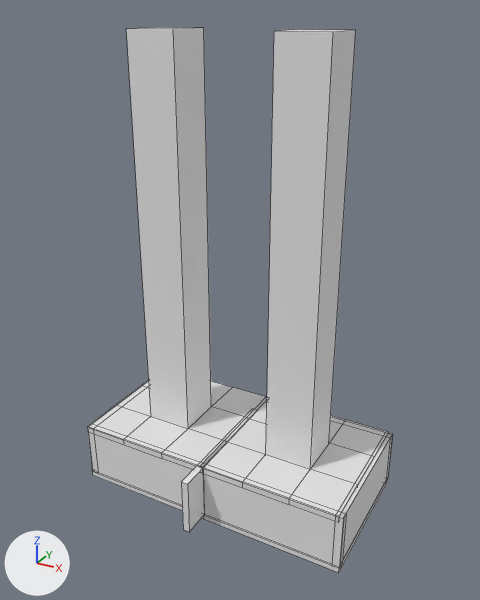
The FBX model DevoidStandaloneLauncher/LauncherContents/devoid_l1.fbx, before and after one commit.
The view is the same before and after, from a 50 mm lens placed at (0.942, -1.36, 1.235), pointed at (0.212, -0.032, 0.57). Every picture has the same lights, and +X, +Y and +Z are marked at lower left. The picture after the commit comes second. Mesh edges are drawn as thin lines. Materials are left out; every surface is plain grey. Where no turn or scale is listed for an object, it has been applied to the vertices.

In view in the first picture: 'Cube:Collideable_Static.002', 'Cube:Collideable_Static.003', 'Cube:Collideable_Static.005', 'Cube:Collideable_Static.006', 'Cube:Collideable_Static.008', 'Cube:Collideable_Static.009', 'Cube:Collideable_Static.010' and 3 more.
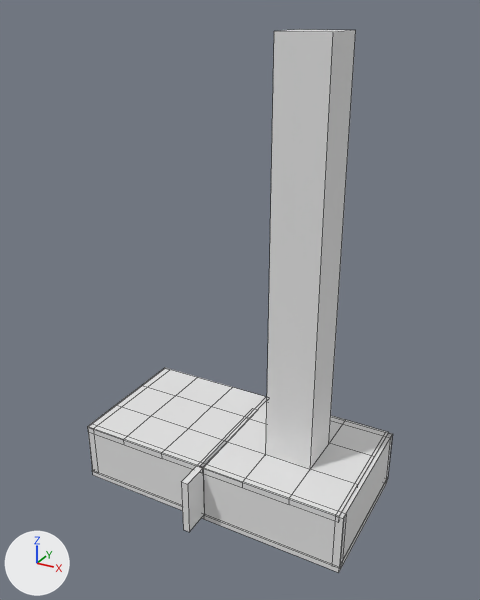
Boxes [x1, y1, x2, y2] around the edits, measured in the pictures (480 x 600 px):
'Cube:Collideable_Static.005', reshaped (77% shorter)
    before: [88, 27, 267, 470]
    after: [88, 368, 267, 470]
part 1 of me_cube_010, cut back
    before: [126, 27, 211, 428]
    after: [152, 396, 211, 428]

What the commit changed:
me_cube_010 is used by ob_cube_collideable_static_005; location (0.0, 0.0, 0.15).
Verts and faces of me_cube_010; kept vertices keep their numbers, new ones are numbered from 36.
Before the commit, vertices of me_cube_010: 24 (-0.063, 0.063, 0.009), 25 (0.063, 0.063, 0.009) at pixel (211, 406), 26 (-0.063, -0.063, 0.009) at pixel (150, 416), 27 (0.063, -0.063, 0.009) at pixel (188, 428), 28 (0.063, 0.063, -0.009).
Before the commit, vertices of me_cube_010: 29 (-0.063, 0.063, -0.009), 30 (0.063, -0.063, -0.009), 31 (-0.063, -0.063, -0.009), 32 (0.063, 0.063, 1.042) at pixel (203, 27), 33 (-0.063, 0.063, 1.042) at pixel (158, 27).
Before the commit, vertices of me_cube_010: 34 (0.063, -0.063, 1.042) at pixel (173, 29), 35 (-0.063, -0.063, 1.042) at pixel (126, 28).
me_cube_010 had 36 vertices, 33 faces and spanned x -0.19..0.19, y -0.19..0.19, z -0.009..1.042.
me_cube_010 now has 32 vertices, 29 faces and spans x -0.19..0.19, y -0.19..0.19, z -0.009..0.009.
Part 1, on me_cube_010:
Vertices deleted: 32 to 35 (with the faces that use them).
New faces: (24, 26, 27, 25).
